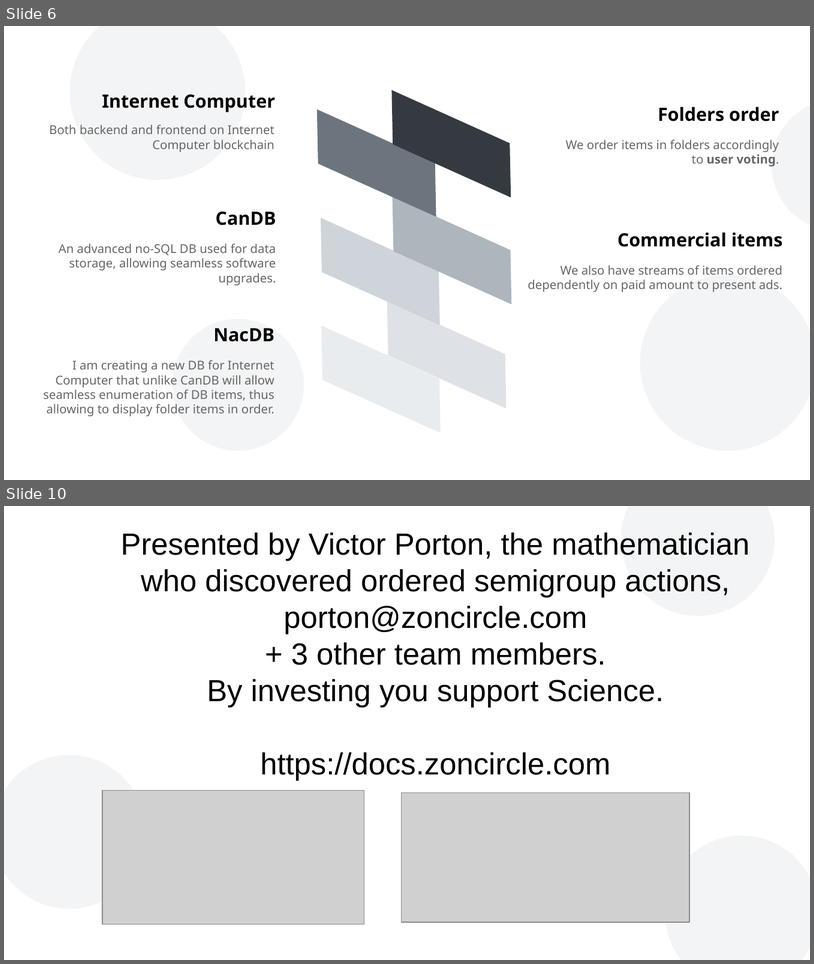
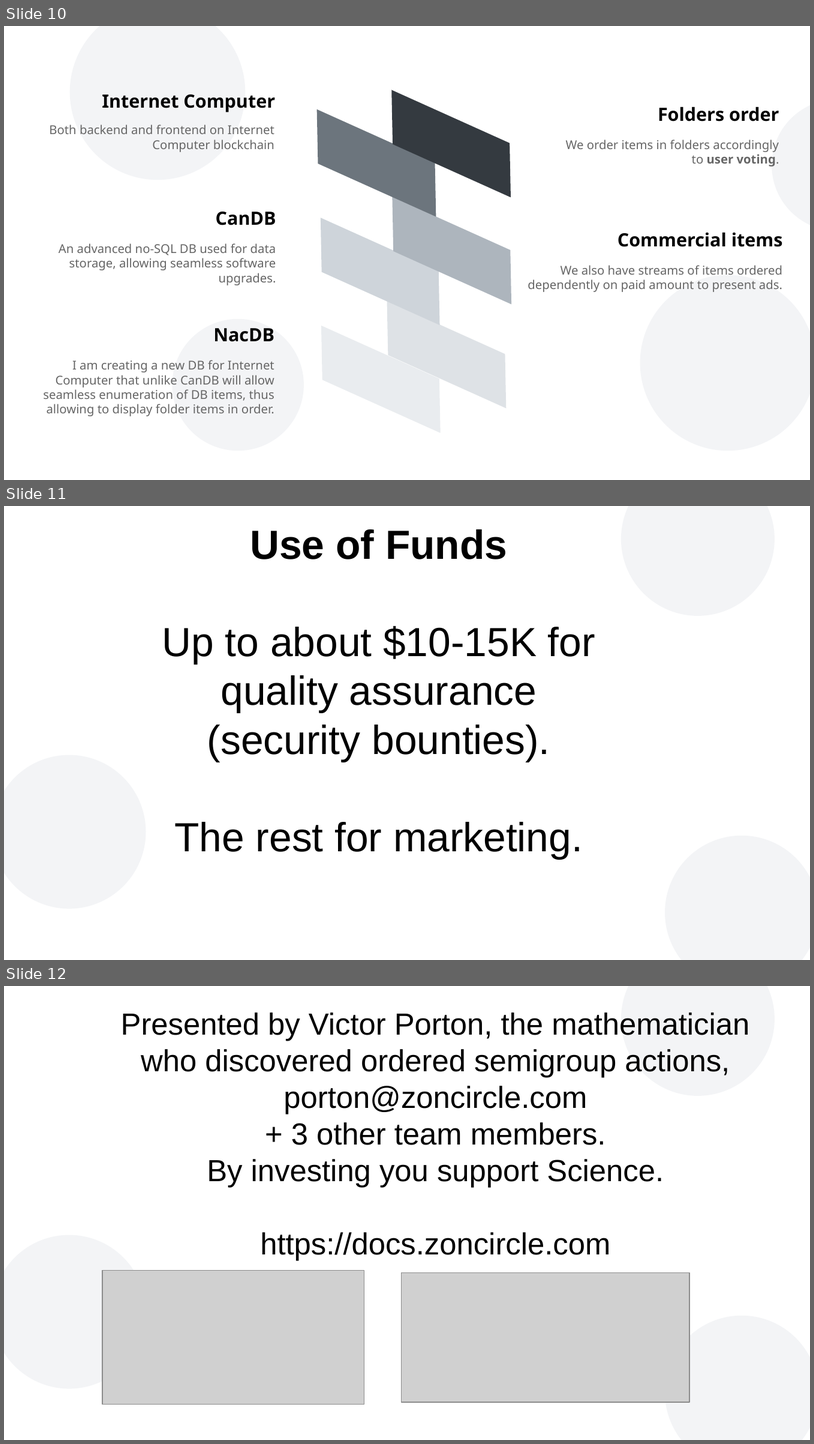
Before and after one commit to vporton/zondirectory2, a slide deck: docs/presentation.odp. Shown one above the other, each under a label of ours: slides 6 and 10 before the commit, slides 10, 11 and 12 after it; the slides between them are not shown. The pictures are 814x964 and 814x1444 pixels, drawn with LibreOffice and Linux fonts; fonts in the diff are those of the drawing; grey boxes stand for pictures; background and template pictures are left out. Boxes give left, top, right and bottom in pixels: in the first picture for what was removed or moved away, otherwise in the second. Text is boxed around its words. In the diff, an @@ line names an element or a change of style, - is before the commit and + after.

```diff
--- a/docs/presentation.odp
+++ b/docs/presentation.odp
@@ slide 11 added at (4, 506, 810, 960), background #FFFFFF; not listed: 3 template elements that a slide beside it also shows @@
@@ text added at (162, 529, 596, 859), 40 pt, text #000000 @@
+Use of Funds
+Up to about $10-15K for
+quality assurance
+(security bounties).
+The rest for marketing.
@@ what was slide 6 is now slide 10 @@
@@ what was slide 10 is now slide 12 @@
```
Also in this commit, not shown: 3 slides changed, 1 other slide added.
